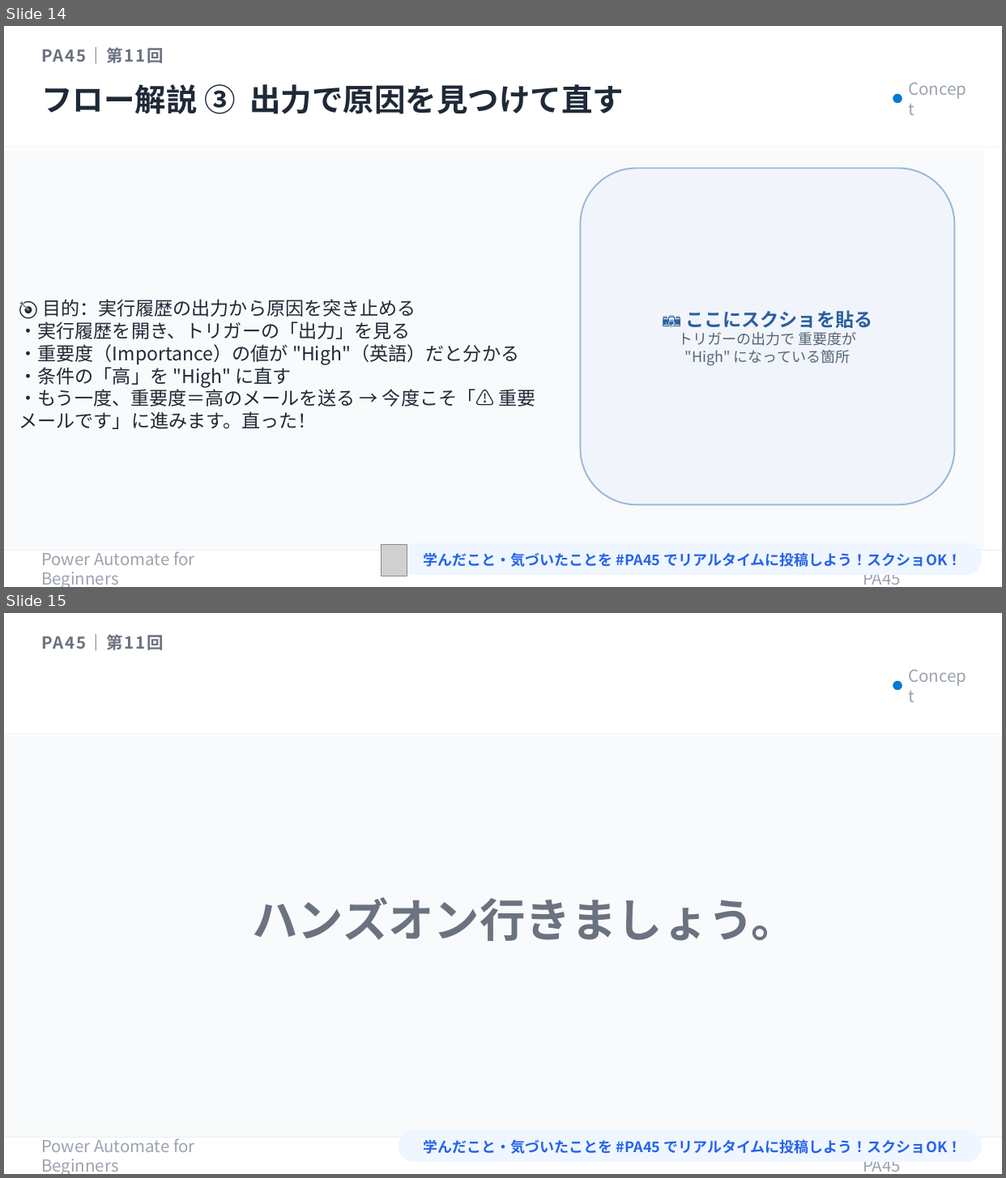
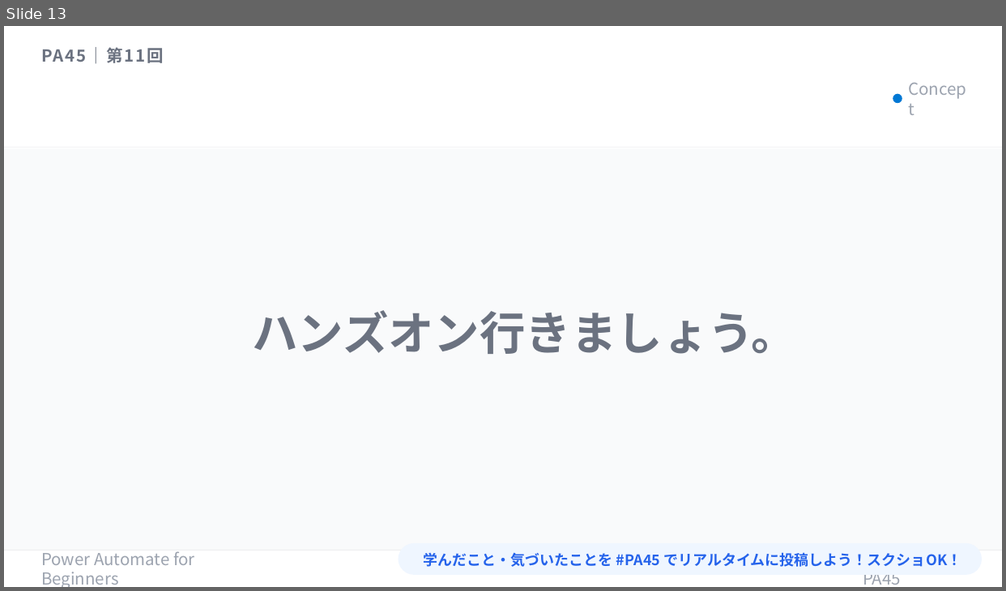
Before and after one commit to Haru-PowerPlatform/pa45, a slide deck: assets/pa45/P011_PA45_RunHistory_20260521.pptx. Shown one above the other, each under a label of ours: slides 14 and 15 before the commit, slide 13 after it. The pictures are 1006x1178 and 1006x591 pixels, drawn with LibreOffice and Linux fonts; fonts in the diff are those of the drawing; grey boxes stand for pictures. Boxes give left, top, right and bottom in pixels: in the first picture for what was removed or moved away, otherwise in the second. Text is boxed around its words. In the diff, an @@ line names an element or a change of style, - is before the commit and + after.

```diff
--- a/assets/pa45/P011_PA45_RunHistory_20260521.pptx
+++ b/assets/pa45/P011_PA45_RunHistory_20260521.pptx
@@ slide 14 removed at box(4, 26, 1002, 587), background #FFFFFF @@
@@ rectangle removed at box(4, 26, 1002, 587) @@
@@ rectangle removed at box(4, 26, 1002, 148) @@
@@ text removed at box(41, 47, 164, 64) @@
-PA45｜第11回
@@ text removed at box(41, 84, 624, 114) @@
-フロー解説 ③ 出力で原因を見つけて直す
@@ ellipse removed at box(893, 94, 902, 103) @@
@@ text removed at box(908, 88, 971, 109) @@
-Concept
@@ rectangle removed at box(4, 147, 1002, 148) @@
@@ rectangle removed at box(4, 151, 985, 554) @@
@@ rounded rectangle removed at box(581, 169, 955, 506) @@
-📷 ここにスクショを貼る
-トリガーの出力で 重要度が
-"High" になっている箇所
@@ text removed at box(19, 299, 536, 429) @@
-🎯 目的：実行履歴の出力から原因を突き止める
-・実行履歴を開き、トリガーの「出力」を見る
-・重要度（Importance）の値が "High"（英語）だと分かる
-・条件の「高」を "High" に直す
-・もう一度、重要度＝高のメールを送る → 今度こそ「⚠️ 重要メールです」に進みます。直った！
@@ rectangle removed at box(4, 550, 1002, 587) @@
@@ rectangle removed at box(4, 550, 1002, 551) @@
@@ text removed at box(41, 552, 195, 587) @@
-Power Automate for Beginners
@@ picture removed at box(381, 544, 407, 577) @@
@@ rounded rectangle removed at box(398, 544, 982, 574) @@
@@ text removed at box(424, 552, 961, 567) @@
-学んだこと・気づいたことを #PA45 でリアルタイムに投稿しよう！スクショOK！
@@ text removed at box(863, 553, 939, 585) @@
-Copyright © PA45
@@ picture removed at box(4, 583, 1002, 587) @@
@@ what was slide 15 is now slide 13 @@
```
Also in this commit, not shown: 9 slides changed, 1 other slide removed, 2 other files.
